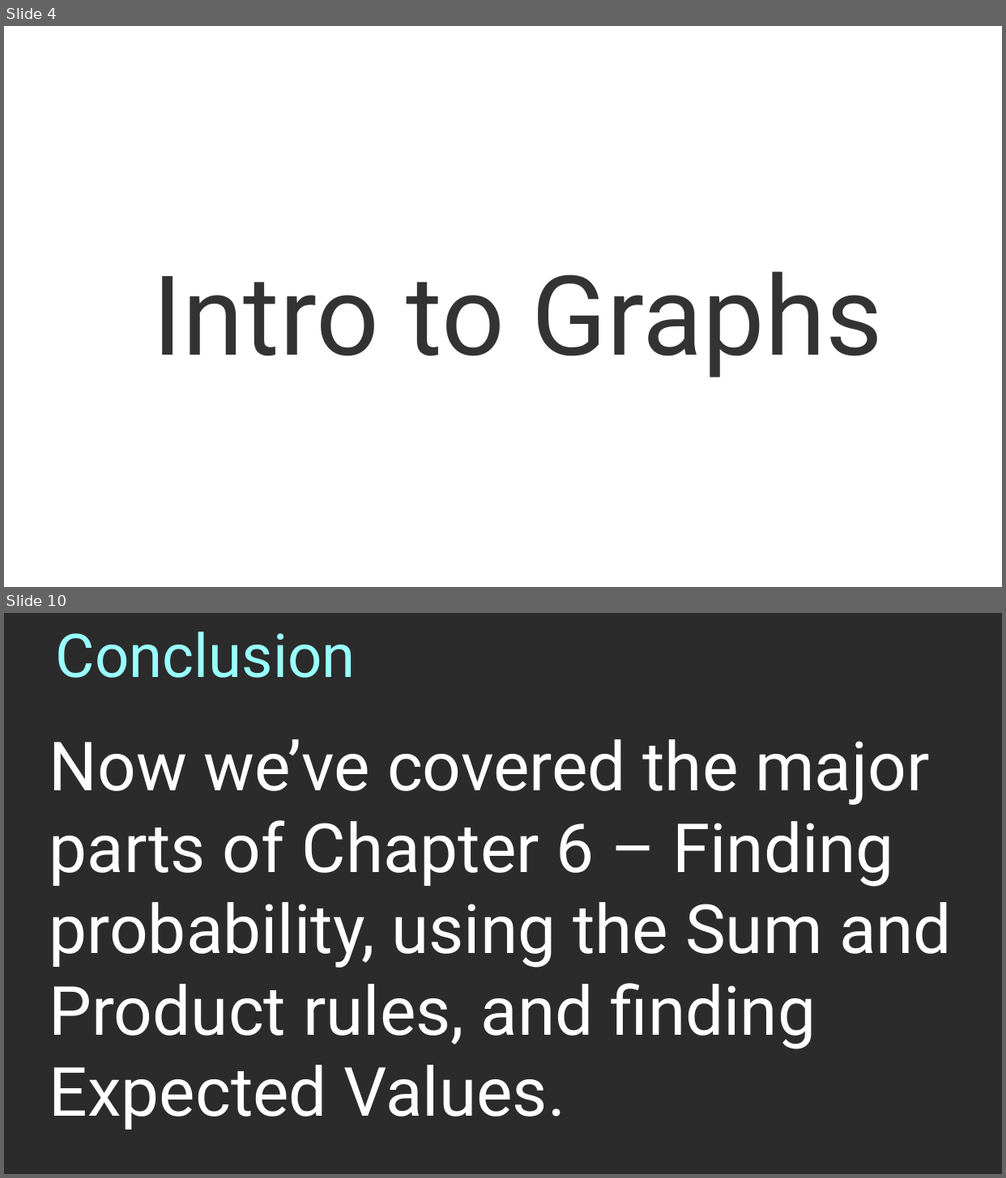
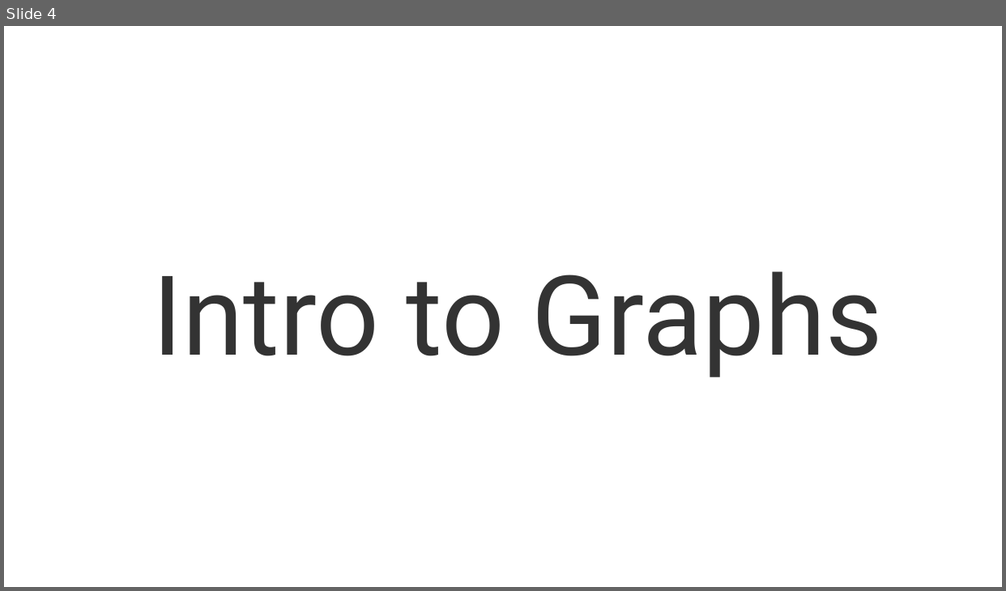
Before and after one commit to nguyenchithien/CS211-Discrete-Structures-II, a slide deck: Lectures/Lecture 7.1.odp. Shown one above the other, each under a label of ours: slides 4 and 10 before the commit, slide 4 after it; the slides between them are not shown. The pictures are 1006x1178 and 1006x591 pixels, drawn with LibreOffice and Linux fonts; fonts in the diff are those of the drawing; background and template pictures are left out; a plain dark background stands for a picture behind light text. Boxes give left, top, right and bottom in pixels: in the first picture for what was removed or moved away, otherwise in the second. Text is boxed around its words. In the diff, an @@ line names an element or a change of style, - is before the commit and + after.

```diff
--- a/Lectures/Lecture 7.1.odp
+++ b/Lectures/Lecture 7.1.odp
@@ slide 10 removed at (x1=4, y1=613, x2=1002, y2=1174), background picture (left out) @@
@@ title removed at (x1=56, y1=632, x2=356, y2=678) @@
-Conclusion
@@ text removed at (x1=49, y1=739, x2=952, y2=1130) @@
-Now we’ve covered the major parts of Chapter 6 – Finding probability, using the Sum and Product rules, and finding Expected Values.
```
Also in this commit, not shown: 2 slides changed, 24 slides added, 4 other slides removed, 1 other file.
